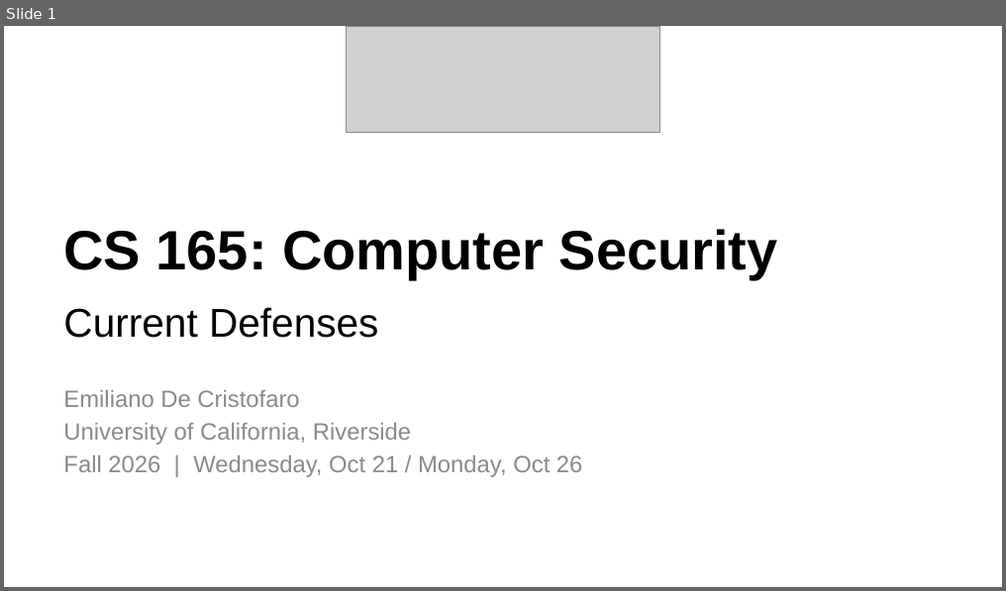
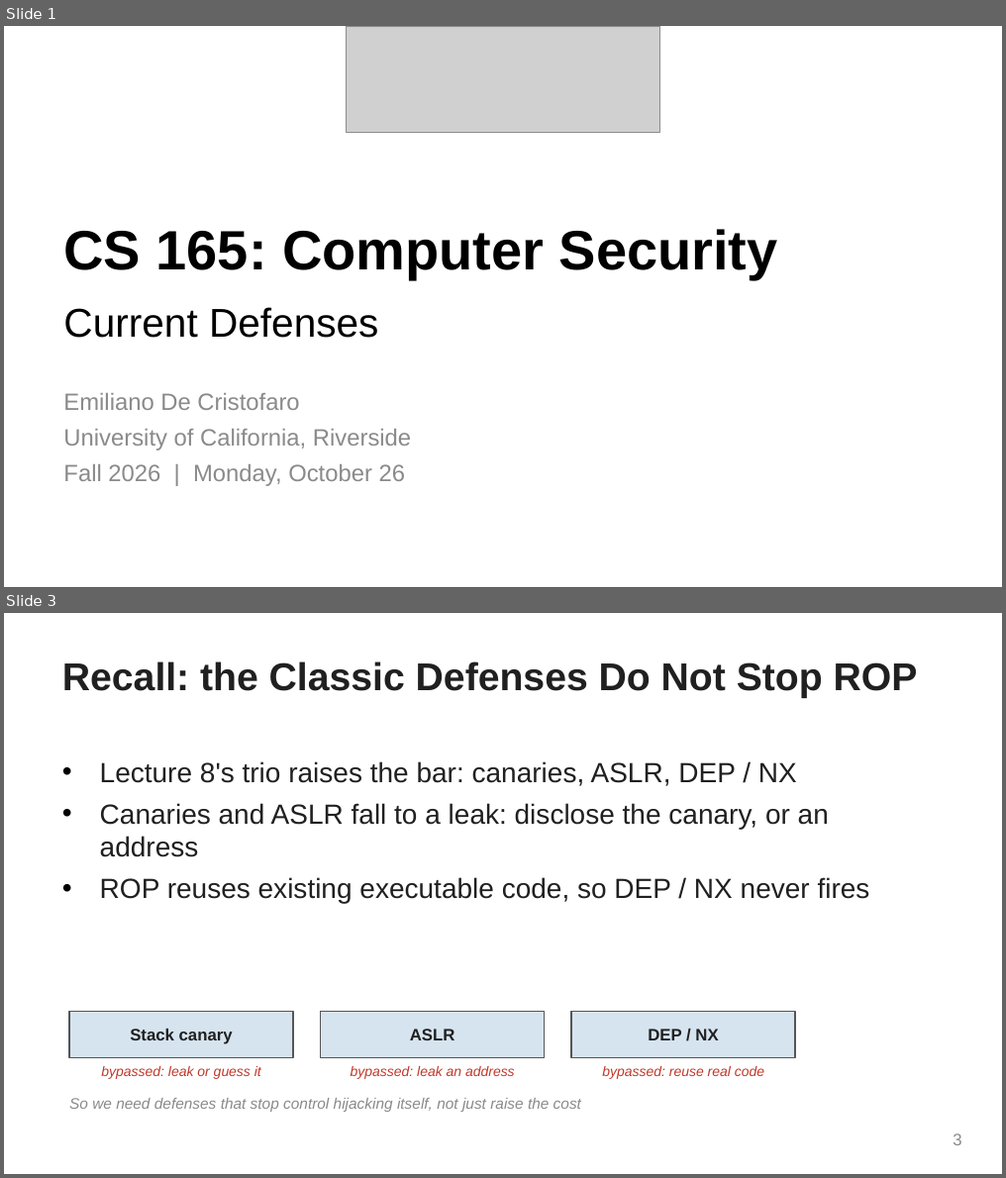
Before and after one commit to Sizvy/CS165_F26_labs, a slide deck: edc_slides/09_current_defenses.pptx. Shown one above the other, each under a label of ours: slide 1 before the commit, slides 1 and 3 after it; the slides between them are not shown. The pictures are 1006x591 and 1006x1178 pixels, drawn with LibreOffice and Linux fonts; fonts in the diff are those of the drawing; grey boxes stand for pictures. Boxes give left, top, right and bottom in pixels: in the first picture for what was removed or moved away, otherwise in the second. Text is boxed around its words. In the diff, an @@ line names an element or a change of style, - is before the commit and + after.

```diff
--- a/edc_slides/09_current_defenses.pptx
+++ b/edc_slides/09_current_defenses.pptx
@@ slide 3 added at (4, 613, 1002, 1174), background #FFFFFF @@
@@ title added at (62, 662, 918, 698), 28 pt, text #202020, bold @@
+Recall: the Classic Defenses Do Not Stop ROP
@@ text added at (100, 761, 870, 903), 20 pt, text #202020 @@
+• Lecture 8's trio raises the bar: canaries, ASLR, DEP / NX
+• Canaries and ASLR fall to a leak: disclose the canary, or an address
+• ROP reuses existing executable code, so DEP / NX never fires
@@ rectangle added at (70, 1011, 293, 1059), fill #D6E4F0, outline #555555 1 pt, 12 pt, text #202020, bold @@
+Stack canary
@@ rectangle added at (321, 1011, 544, 1059), fill #D6E4F0, outline #555555 1 pt, 12 pt, text #202020, bold @@
+ASLR
@@ rectangle added at (572, 1011, 795, 1059), fill #D6E4F0, outline #555555 1 pt, 12 pt, text #202020, bold @@
+DEP / NX
@@ text added at (101, 1066, 261, 1079), 10 pt, text #C0392B, italic @@
+bypassed: leak or guess it
@@ text added at (350, 1066, 515, 1079), 10 pt, text #C0392B, italic @@
+bypassed: leak an address
@@ text added at (602, 1066, 764, 1079), 10 pt, text #C0392B, italic @@
+bypassed: reuse real code
@@ text added at (69, 1098, 581, 1112), 11 pt, text #8A8A8A, italic @@
+So we need defenses that stop control hijacking itself, not just raise the cost
@@ page number added at (952, 1134, 961, 1146), 12 pt, text #8A8A8A @@
+3
@@ slide 1 changed as well @@
@@ text at (63, 393, 411, 451): line spacing 1.15 to 1.25 @@
@@ text at (63, 465, 405, 486): text changed @@
-Fall 2026 | Wednesday, Oct 21 / Monday, Oct 26
+Fall 2026 | Monday, October 26
```
Also in this commit, not shown: 4 other slides changed, 11 other slides added, 12 slides removed.
